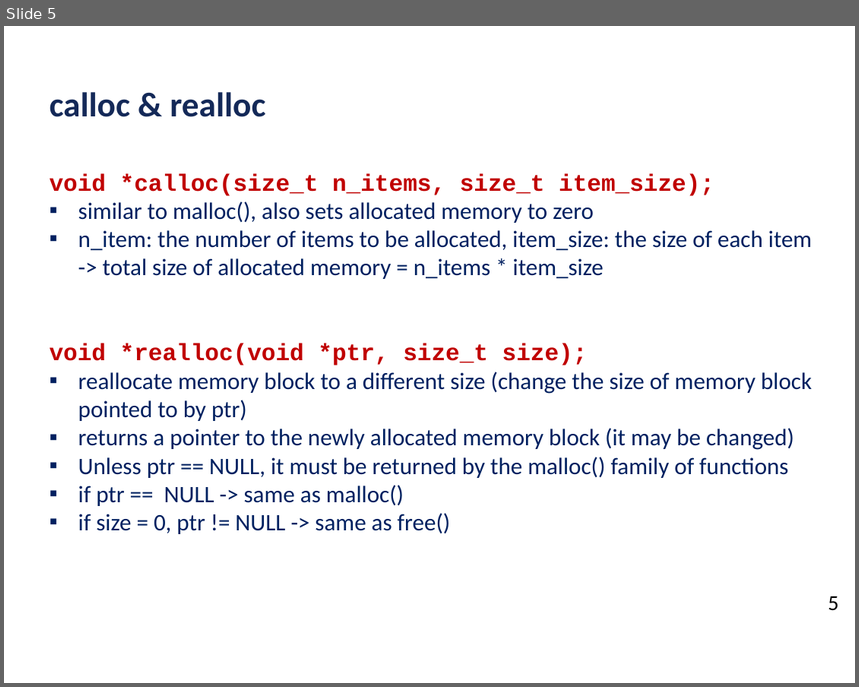
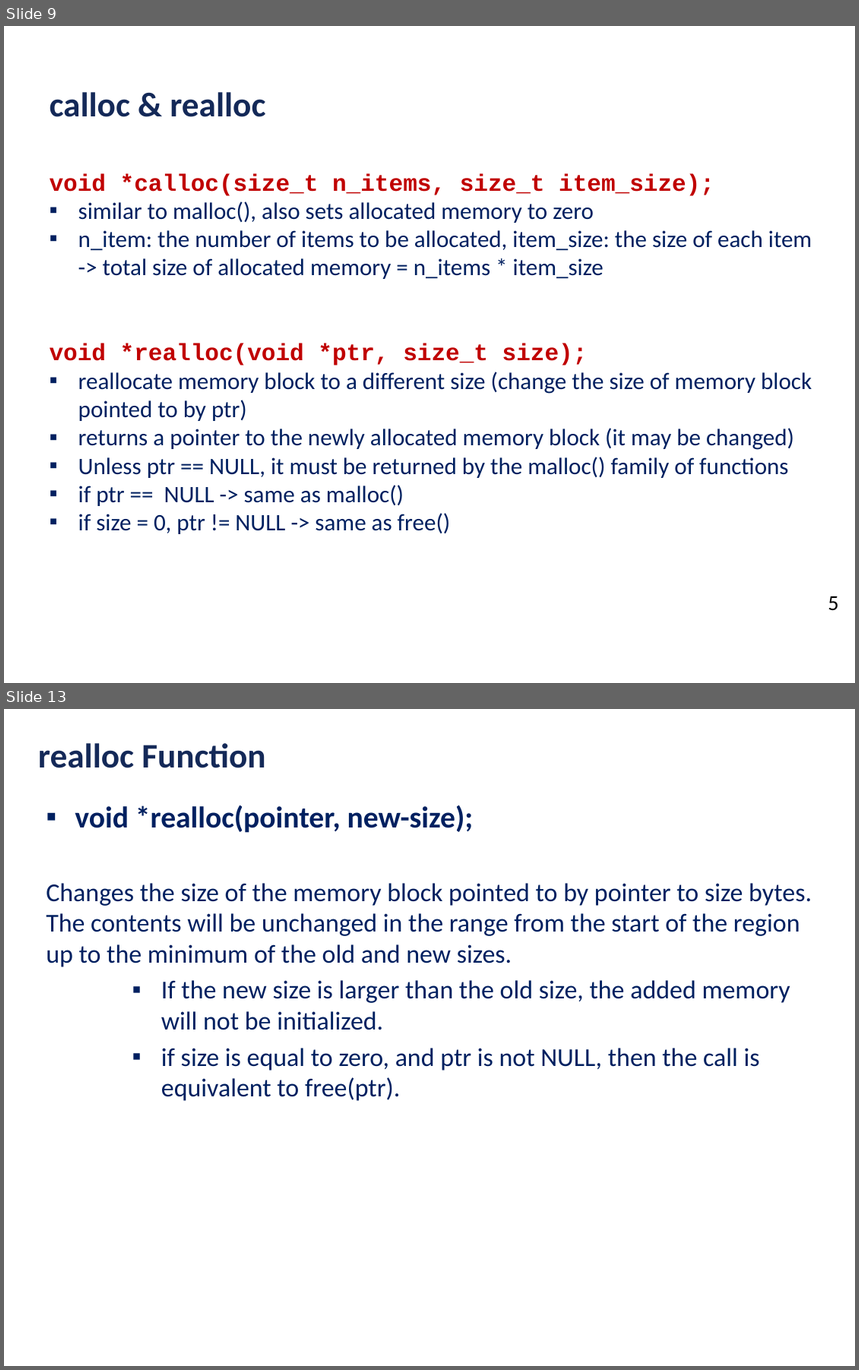
Before and after one commit to ubhowmik/ECE220, a slide deck: Lecture#18/Lecture_18_presentation.pptx. Shown one above the other, each under a label of ours: slide 5 before the commit, slides 9 and 13 after it; the slides between them are not shown. The pictures are 859x687 and 859x1370 pixels, drawn with LibreOffice and Linux fonts; fonts in the diff are those of the drawing; background and template pictures are left out. Boxes give left, top, right and bottom in pixels: in the first picture for what was removed or moved away, otherwise in the second. Text is boxed around its words. In the diff, an @@ line names an element or a change of style, - is before the commit and + after.

```diff
--- a/Lecture#18/Lecture_18_presentation.pptx
+++ b/Lecture#18/Lecture_18_presentation.pptx
@@ slide 13 added at [4, 709, 855, 1366], background #FFFFFF @@
@@ text added at [38, 743, 265, 768], 32 pt, text #142958, bold @@
+realloc Function
@@ text added at [46, 806, 812, 1101], 24 pt, text #002060 @@
+▪ void *realloc(pointer, new-size);
+Changes the size of the memory block pointed to by pointer to size bytes. The contents will be unchanged in the range from the start of the region up to the minimum of the old and new sizes.
+    ▪ If the new size is larger than the old size, the added memory will not be initialized.
+    ▪ if size is equal to zero, and ptr is not NULL, then the call is equivalent to free(ptr).
@@ what was slide 5 is now slide 9 @@
```
Also in this commit, not shown: 1 slide changed, 9 other slides added, 3 slides removed, 7 other files.
